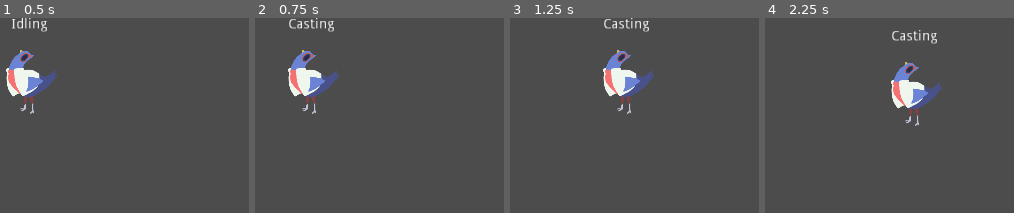
Above: before the commit, frames 1-4 (left to right).
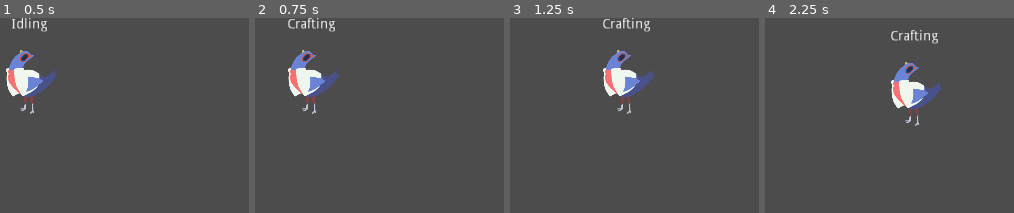
Above: after the commit, the same moments.

Repository: Alexzander-Stone/A-Squire-s-Tale
Game: Godot game, scene res://World.tscn
The game is run twice, just before and just after one commit, with the same random seed, the same clock (stepped at 60 frames per second) and the same inputs.
Inputs:
- Up to frame 1 (0.5 s): no input
- Up to frame 2 (0.75 s): tap Enter at 0.5 s; hold Right (ui_right) from 0.53 s (still down); hold Z (ui_cast) from 0.53 s (still down)
- Up to frame 3 (1.25 s): keep holding Right (ui_right); keep holding Z (ui_cast)
- Up to frame 4 (2.25 s): release Right (ui_right) at 1.28 s; release Z (ui_cast) at 1.28 s; hold Down (ui_down) 1.28-2.03 s; tap Z (ui_cast) at 1.35 s; tap Space at 2 s; hold Right (ui_right) from 2.03 s (still down); hold Z (ui_cast) from 2.03 s (still down)

Frame 1 is identical in both runs. In frame 2, 0.6% of the frame differs, in the area x 13-33%, y 0-8%; in frame 3, 0.6%; in frame 4, 0.6%.

Commit message:
Renamed casting classes and references to crafting since SpellCrafting is the initial state of casting.

Diff:
--- a/Player/ICastable.gd
+++ b/Player/ICastable.gd
@@ -3,4 +3,4 @@
 # Use signal to call this function if casting button has been pressed.
 func check_casting():
 	if(Input.is_action_just_pressed("ui_cast")):
-		 emit_signal("finished", "casting")
+		 emit_signal("finished", "crafting")
--- a/Player/Player.tscn
+++ b/Player/Player.tscn
@@ -7,7 +7,7 @@
 [ext_resource path="res://Player/Walking.gd" type="Script" id=5]
 [ext_resource path="res://Player/Stopping.gd" type="Script" id=6]
 [ext_resource path="res://Player/Running.gd" type="Script" id=7]
-[ext_resource path="res://Player/Casting.gd" type="Script" id=8]
+[ext_resource path="res://Player/Crafting.gd" type="Script" id=8]
 [ext_resource path="res://Player/Label.gd" type="Script" id=9]
 
 [sub_resource type="SpriteFrames" id=1]
@@ -56,7 +56,7 @@
 
 script = ExtResource( 7 )
 
-[node name="Casting" type="Node" parent="StateMachine" index="4"]
+[node name="Crafting" type="Node" parent="StateMachine" index="4"]
 
 script = ExtResource( 8 )
 
--- a/Player/Scripts/PlayerStateMachine.gd
+++ b/Player/Scripts/PlayerStateMachine.gd
@@ -6,5 +6,5 @@
 		"walking": $Walking,
 		"stopping": $Stopping,
 		"running": $Running,
-		"casting": $Casting
+		"crafting": $Crafting
 	}
Renamed: Player/Casting.gd -> Player/Crafting.gd
